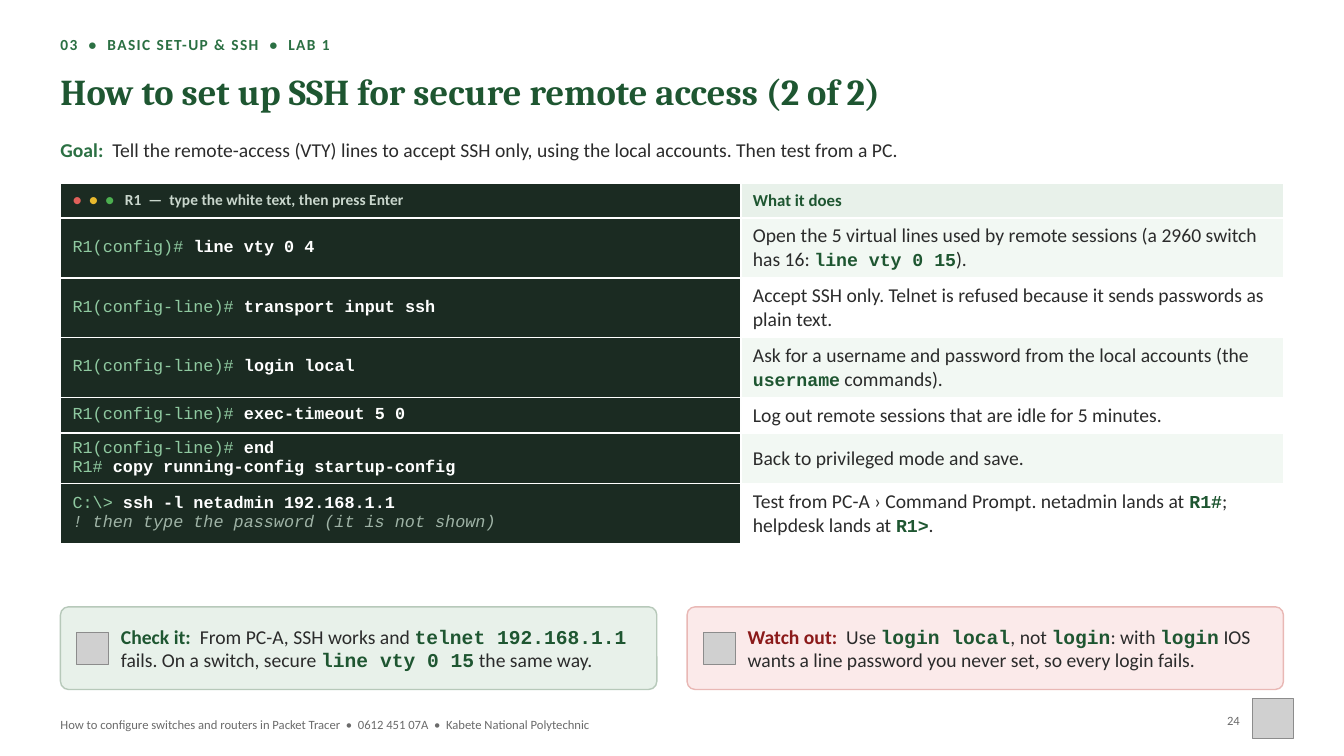
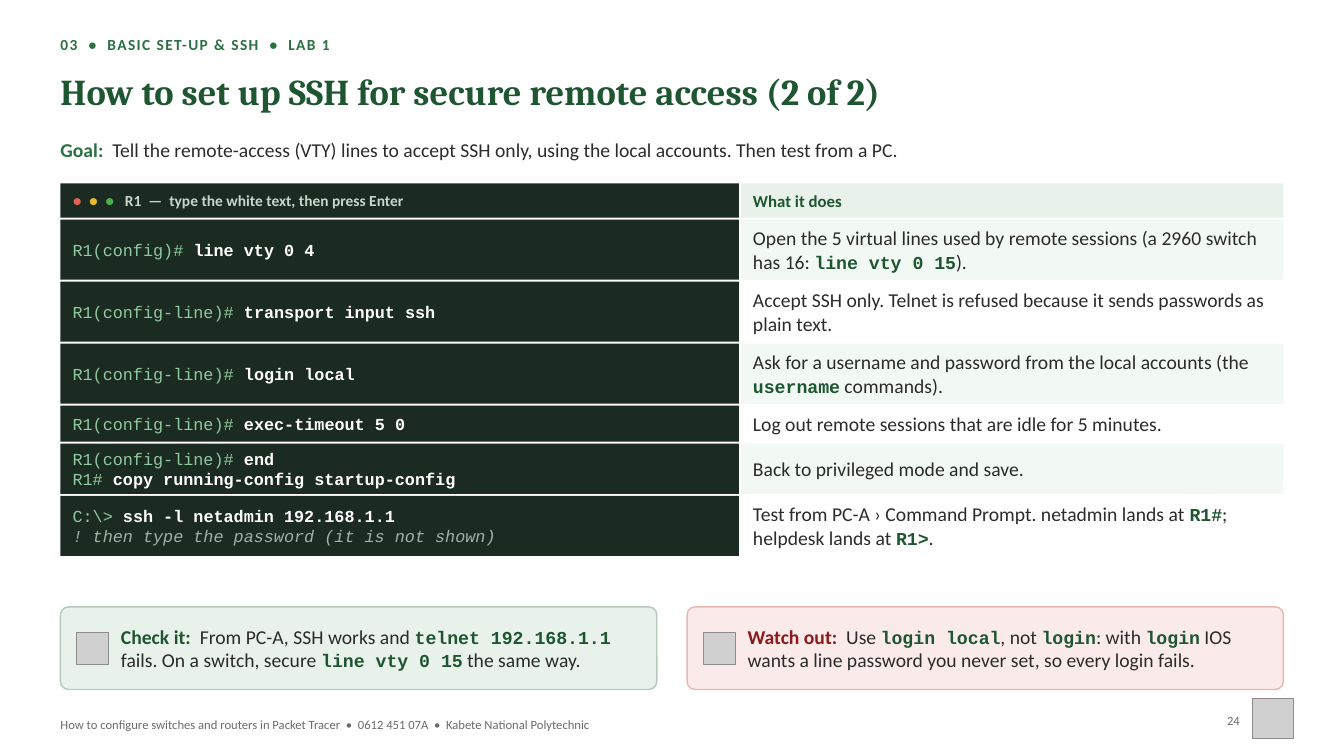
Before and after one commit to proJacob/israel, a slide deck: slide 24 of Packet_Tracer_CLI_Workbook_0612_451_07A.pptx. Drawn at 1344x756 pixels with LibreOffice and Linux fonts; fonts in the diff are those of the drawing; grey boxes stand for pictures; background and template pictures are left out. Boxes give left, top, right and bottom in pixels: in the first picture for what was removed or moved away, otherwise in the second. Text is boxed around its words. In the diff, an @@ line names an element or a change of style, - is before the commit and + after.

```diff
--- a/Packet_Tracer_CLI_Workbook_0612_451_07A.pptx
+++ b/Packet_Tracer_CLI_Workbook_0612_451_07A.pptx
@@ table removed at (x1=60, y1=184, x2=1284, y2=539), 7 rows, 2 columns @@
-● ● ● R1 — type the white text, then press Enter | What it does
-R1(config)# line vty 0 4 | Open the 5 virtual lines used by remote sessions (a 2960 switch has 16: line vty 0 15).
-R1(config-line)# transport input ssh | Accept SSH only. Telnet is refused because it sends passwords as plain text.
-R1(config-line)# login local | Ask for a username and password from the local accounts (the username commands).
-R1(config-line)# exec-timeout 5 0 | Log out remote sessions that are idle for 5 minutes.
-R1(config-line)# end / R1# copy running-config startup-config | Back to privileged mode and save.
-C:\> ssh -l netadmin 192.168.1.1 / ! then type the password (it is not shown) | Test from PC-A › Command Prompt. netadmin lands at R1#; helpdesk lands at R1>.
@@ rectangle added at (x1=741, y1=220, x2=1284, y2=279), fill #F2F8F3, 14 pt, text #2B2B2B @@
+Open the 5 virtual lines used by remote sessions (a 2960 switch has 16: line vty 0 15).
@@ text added at (x1=73, y1=244, x2=314, y2=260), 12 pt, text #8FC9A0 @@
+R1(config)# line vty 0 4
@@ rectangle added at (x1=741, y1=281, x2=1284, y2=341), fill #FFFFFF, 14 pt, text #2B2B2B @@
+Accept SSH only. Telnet is refused because it sends passwords as plain text.
@@ text added at (x1=73, y1=306, x2=435, y2=322), 12 pt, text #FFFFFF, bold @@
+R1(config-line)# transport input ssh
@@ rectangle added at (x1=741, y1=344, x2=1284, y2=403), fill #F2F8F3, 14 pt, text #2B2B2B @@
+Ask for a username and password from the local accounts (the username commands).
@@ text added at (x1=73, y1=368, x2=354, y2=384), 12 pt, text #8FC9A0 @@
+R1(config-line)# login local
@@ text added at (x1=73, y1=418, x2=405, y2=434), 12 pt, text #8FC9A0 @@
+R1(config-line)# exec-timeout 5 0
@@ rectangle added at (x1=741, y1=405, x2=1284, y2=442), fill #FFFFFF, 14 pt, text #2B2B2B @@
+Log out remote sessions that are idle for 5 minutes.
@@ rectangle added at (x1=741, y1=444, x2=1284, y2=494), fill #F2F8F3, 14 pt, text #2B2B2B @@
+Back to privileged mode and save.
@@ text added at (x1=73, y1=453, x2=455, y2=489), 12 pt, text #FFFFFF, bold @@
+R1(config-line)# end
+R1# copy running-config startup-config
@@ rectangle added at (x1=60, y1=496, x2=739, y2=556), fill #1B2B22, 12 pt, text #9FB3A6, italic @@
+C:\> ssh -l netadmin 192.168.1.1
+! then type the password (it is not shown)
@@ rectangle added at (x1=741, y1=496, x2=1284, y2=556), fill #FFFFFF, 14 pt, text #2B2B2B @@
+Test from PC-A › Command Prompt. netadmin lands at R1#; helpdesk lands at R1>.
@@ text "Check it: From PC-A, SSH ..." at (x1=121, y1=630, x2=611, y2=671): size 14 to 13 pt in "telnet 192.168.1.1 line vty 0 15" @@
@@ text "Watch out: Use login local, ..." at (x1=748, y1=630, x2=1231, y2=671): size 14 to 13 pt in "login local, login: login" @@
```
Also in this commit, not shown: 42 other slides changed, 11 other files.
